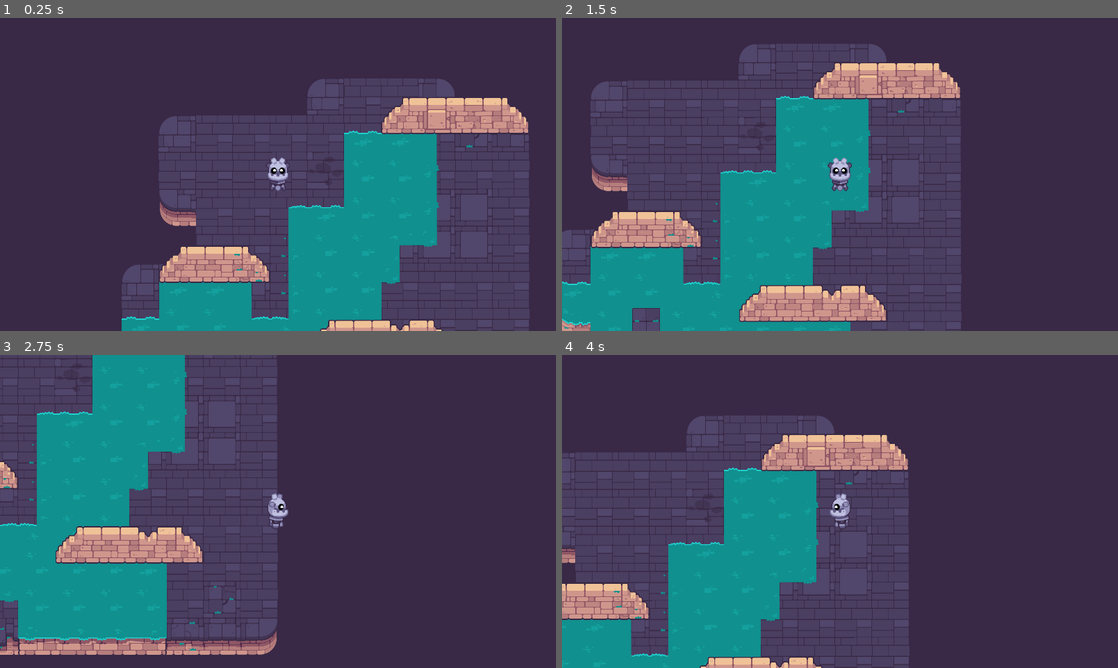
Above: before the commit, frames 1-4 (two rows, left to right).
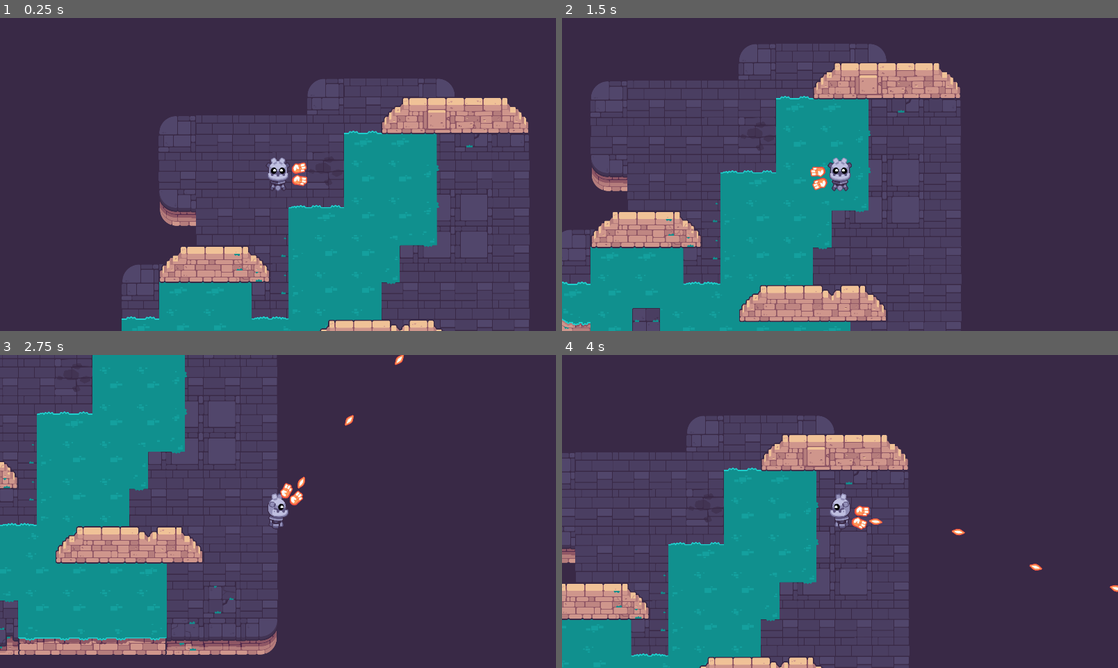
Above: after the commit, the same moments.

Repository: GlutenFreeGrass/Path-Of-Sorcerers
Game: Godot game, scene res://game_test.tscn
The game is run twice, just before and just after one commit, with the same random seed, the same clock (stepped at 60 frames per second) and the same inputs.
Inputs (mouse positions are in pixels of both pictures, inside the frame that each line leads up to):
- Up to frame 1 (0.25 s): no input
- Up to frame 2 (1.5 s): tap Enter at 0.5 s; move the mouse to (962, 158) at 0.52 s; press the mouse at (962, 158) at 0.53 s; hold D (move_right) 0.53-1.28 s; tap Space at 0.77 s; move the mouse to (728, 190) at 1.27 s; release the mouse at (728, 190) at 1.28 s; hold S (move_down) from 1.28 s (still down); click (728, 190) at 1.35 s
- Up to frame 3 (2.75 s): tap Space at 1.52 s; move the mouse to (333, 442) at 2.02 s; release S (move_down) at 2.03 s; press the mouse at (333, 442) at 2.03 s; hold D (move_right) from 2.03 s (still down); tap Z at 2.1 s
- Up to frame 4 (4 s): move the mouse to (812, 574) at 2.77 s; release D (move_right) at 2.78 s; release the mouse at (812, 574) at 2.78 s; hold W (move_up) 2.78-3.53 s; click (812, 574) at 2.85 s; tap Space at 3.02, 3.77 s; move the mouse to (1006, 558) at 3.52 s; press the mouse at (1006, 558) at 3.53 s; hold A (move_left) from 3.53 s (still down)

The runs differ from the first frame. In frame 1, 0.2% of the frame differs, in the area x 52-56%, y 46-54%; in frame 2, 0.2%; in frame 3, 0.3%; in frame 4, 0.3%, in the area x 52-100%, y 48-76%.

Commit message:
Functioning Gun

Diff:
--- a/M10.twin_stick_workbook/bullet.tscn
+++ b/M10.twin_stick_workbook/bullet.tscn
@@ -7,7 +7,7 @@
 radius = 12.0416
 
 [node name="Bullet" type="Area2D"]
-position = Vector2(164, 110)
+position = Vector2(288, 1)
 script = ExtResource("1_iqhdi")
 
 [node name="Sprite2D" type="Sprite2D" parent="."]
--- a/M10.twin_stick_workbook/player.tscn
+++ b/M10.twin_stick_workbook/player.tscn
@@ -1,8 +1,11 @@
-[gd_scene load_steps=5 format=3 uid="uid://cgtvu1uhl70d1"]
+[gd_scene load_steps=8 format=3 uid="uid://cgtvu1uhl70d1"]
 
 [ext_resource type="Script" path="res://player.gd" id="1_8ls10"]
 [ext_resource type="Texture2D" uid="uid://bw03btxpkxde4" path="res://player/godot_bottom.png" id="1_n6ksh"]
 [ext_resource type="Script" path="res://sprite_2d.gd" id="3_1ehk0"]
+[ext_resource type="PackedScene" uid="uid://2fd83lak2uph" path="res://weapon.tscn" id="4_iulle"]
+[ext_resource type="Script" path="res://weapon_pivot.gd" id="4_sr8ni"]
+[ext_resource type="Texture2D" uid="uid://dekkcmj408pvt" path="res://player/hand_fire.png" id="6_4806n"]
 
 [sub_resource type="CircleShape2D" id="CircleShape2D_q3sfl"]
 radius = 26.0768
@@ -19,3 +22,22 @@
 shape = SubResource("CircleShape2D_q3sfl")
 
 [node name="Camera2D" type="Camera2D" parent="."]
+
+[node name="WeaponPivot" type="Node2D" parent="."]
+script = ExtResource("4_sr8ni")
+
+[node name="Marker2D" type="Marker2D" parent="WeaponPivot"]
+rotation = -0.0548876
+
+[node name="Weapon" parent="WeaponPivot/Marker2D" instance=ExtResource("4_iulle")]
+position = Vector2(127.807, 7.02208)
+
+[node name="Left" type="Sprite2D" parent="WeaponPivot/Marker2D"]
+position = Vector2(75.8023, -18.5199)
+rotation = -0.226879
+texture = ExtResource("6_4806n")
+
+[node name="Right" type="Sprite2D" parent="WeaponPivot/Marker2D"]
+position = Vector2(75.0413, 24.485)
+rotation = 0.112322
+texture = ExtResource("6_4806n")
--- a/M10.twin_stick_workbook/weapon.gd
+++ b/M10.twin_stick_workbook/weapon.gd
@@ -2,7 +2,7 @@
 @export var bullet_scene: PackedScene = preload("res://bullet.tscn")
 @export_range(0.0, 360.0, 1.0, "radians_as_degrees") var random_angle := PI / 12.0
 @export_range(100.0, 2000.0, 1.0) var max_range := 500.0
-@export_range(100.0, 3000.0, 1.0) var bullet_speed := 1500.0
+@export_range(100.0, 3000.0, 1.0) var bullet_speed := 1000.0
 
 
 func _ready() -> void:
@@ -22,4 +22,4 @@
 	bullets.global_rotation = global_rotation
 	bullets.max_range = max_range
 	bullets.speed = bullet_speed
-	bullets.rotation += randf_range(-random_angle / 1.0, random_angle / 1.0)
+	bullets.rotation += randf_range(-random_angle / 2.0, random_angle / 2.0)
--- a/M10.twin_stick_workbook/weapon.tscn
+++ b/M10.twin_stick_workbook/weapon.tscn
@@ -3,4 +3,5 @@
 [ext_resource type="Script" path="res://weapon.gd" id="1_ix6b1"]
 
 [node name="Weapon" type="Node2D"]
+position = Vector2(328, 0)
 script = ExtResource("1_ix6b1")
--- /dev/null
+++ b/M10.twin_stick_workbook/weapon_pivot.gd
@@ -0,0 +1,15 @@
+extends Node2D
+
+@onready var weapon_pivot: Node2D = $"."
+
+# Called when the node enters the scene tree for the first time.
+func _ready() -> void:
+	pass
+
+
+# Called every frame. 'delta' is the elapsed time since the previous frame.
+func _process(delta: float) -> void:
+	var aim_direction := Vector2.ZERO
+	aim_direction = global_position.direction_to(get_global_mouse_position())
+	if aim_direction.length() > 0.1:
+		rotation = aim_direction.angle()
